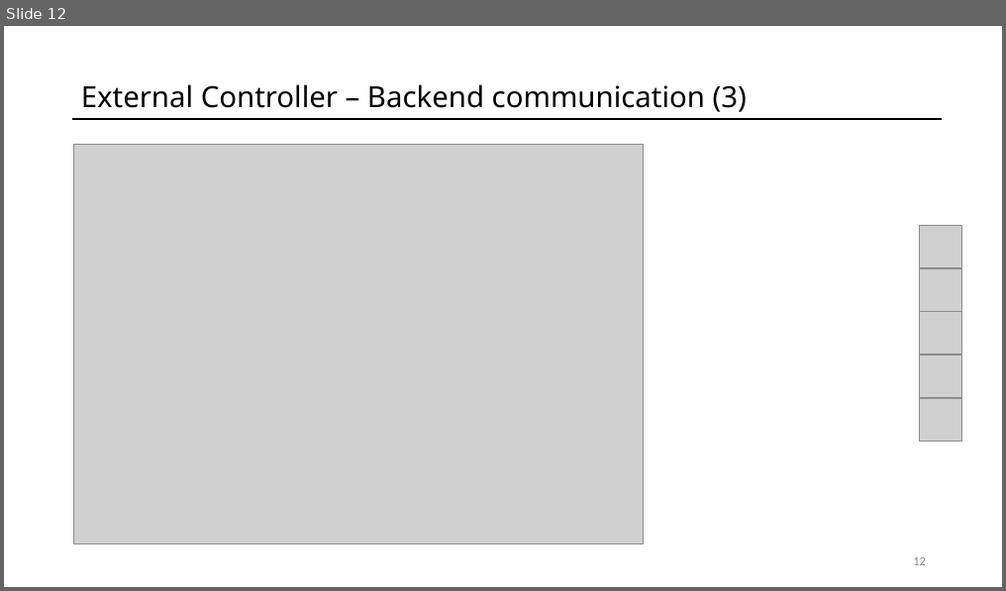
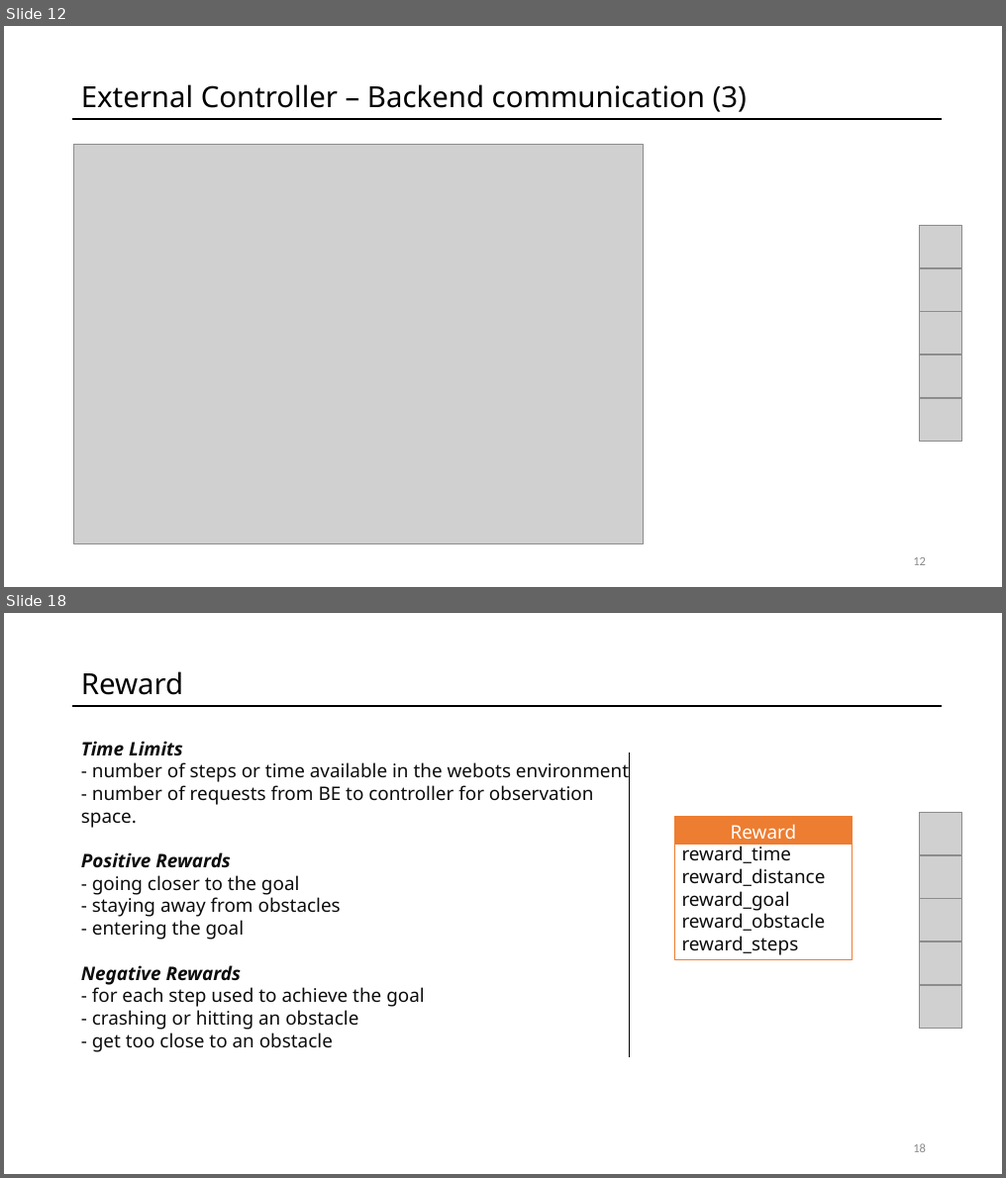
Before and after one commit to fpedd/ees-pees, a slide deck: orga/milestone_presentations/MP2.pptx. Shown one above the other, each under a label of ours: slide 12 before the commit, slides 12 and 18 after it; the slides between them are not shown. The pictures are 1006x591 and 1006x1178 pixels, drawn with LibreOffice and Linux fonts; fonts in the diff are those of the drawing; grey boxes stand for pictures. Boxes give left, top, right and bottom in pixels: in the first picture for what was removed or moved away, otherwise in the second. Text is boxed around its words. In the diff, an @@ line names an element or a change of style, - is before the commit and + after.

```diff
--- a/orga/milestone_presentations/MP2.pptx
+++ b/orga/milestone_presentations/MP2.pptx
@@ slide 18 added at (x1=4, y1=613, x2=1002, y2=1174), background #FFFFFF; not listed: 1 template element that a slide beside it also shows @@
@@ text added at (x1=81, y1=671, x2=183, y2=695), 28 pt, text #000000 @@
+Reward
@@ text added at (x1=81, y1=741, x2=629, y2=1049), 18 pt, text #0D0D0D @@
+Time Limits
+- number of steps or time available in the webots environment
+- number of requests from BE to controller for observation space.
+Positive Rewards
+- going closer to the goal
+- staying away from obstacles
+- entering the goal
+Negative Rewards
+- for each step used to achieve the goal
+- crashing or hitting an obstacle
+- get too close to an obstacle
@@ line added from (629, 753) to (629, 1057), #000000 0.5 pt @@
@@ rectangle added at (x1=674, y1=816, x2=852, y2=846), fill #ED7D31, outline #FFFFFF 1.5 pt @@
@@ rectangle added at (x1=675, y1=817, x2=853, y2=960), outline #ED7D31 0.75 pt, 18 pt, text #0D0D0D @@
+Reward
+reward_time
+reward_distance
+reward_goal
+reward_obstacle
+reward_steps
@@ group added at (x1=920, y1=812, x2=962, y2=1029): 5 pictures @@
@@ page number added at (x1=913, y1=1144, x2=926, y2=1153), 12 pt, text #8C8C8C @@
+18
```
Also in this commit, not shown: 1 slide changed, 8 other slides added, 3 slides removed.
